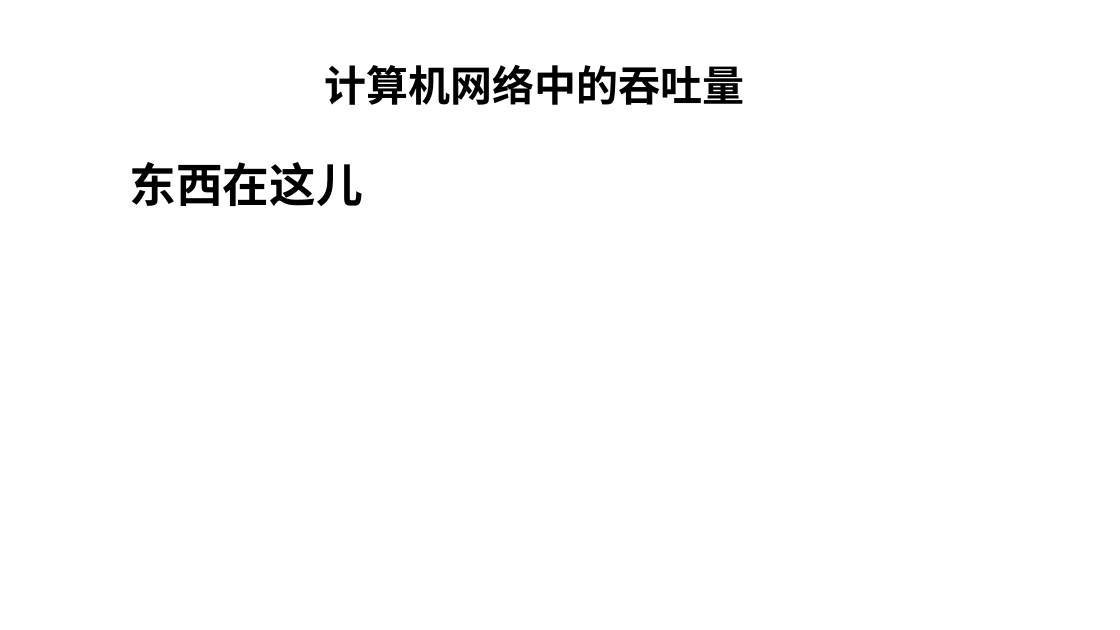
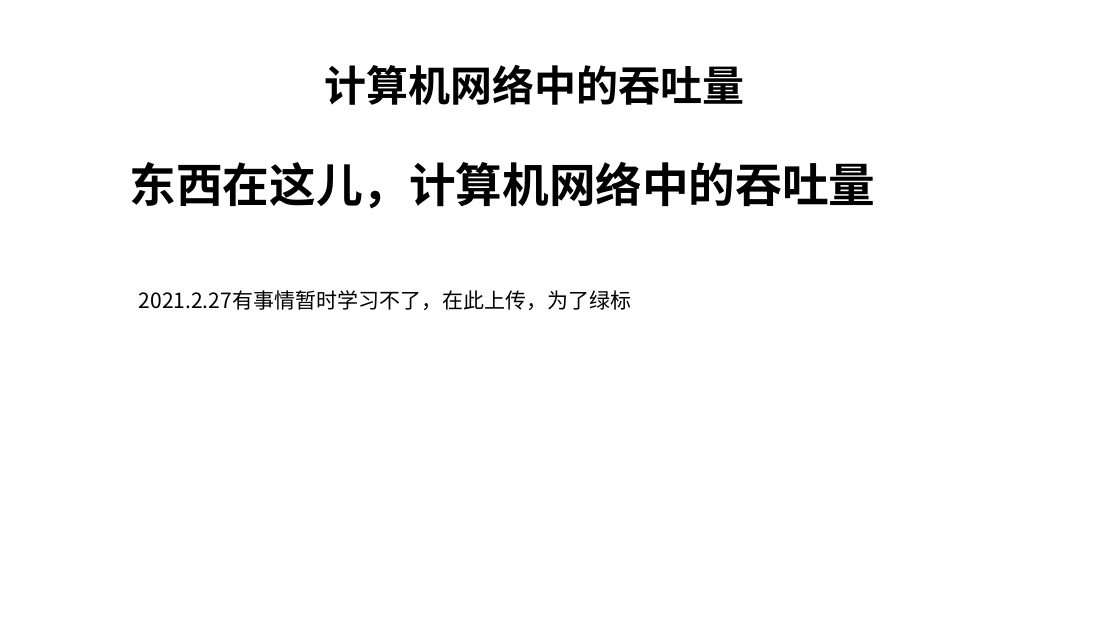
Before and after one commit to kuan525/Computer-Networking-A-top-down-Approach, a slide deck: slide 14 of 计算机网络和因特网.pptx. Drawn at 1120x630 pixels with LibreOffice and Linux fonts; fonts in the diff are those of the drawing. Boxes give left, top, right and bottom in pixels: in the first picture for what was removed or moved away, otherwise in the second. Text is boxed around its words. In the diff, an @@ line names an element or a change of style, - is before the commit and + after.

Commit message:
2021.2.27笔记

```diff
--- a/计算机网络和因特网.pptx
+++ b/计算机网络和因特网.pptx
@@ text at (130,162,876,209): text changed @@
-东西在这儿
+东西在这儿，计算机网络中的吞吐量
@@ text added at (139,290,631,310), 18 pt, text #000000 @@
+2021.2.27有事情暂时学习不了，在此上传，为了绿标
```
